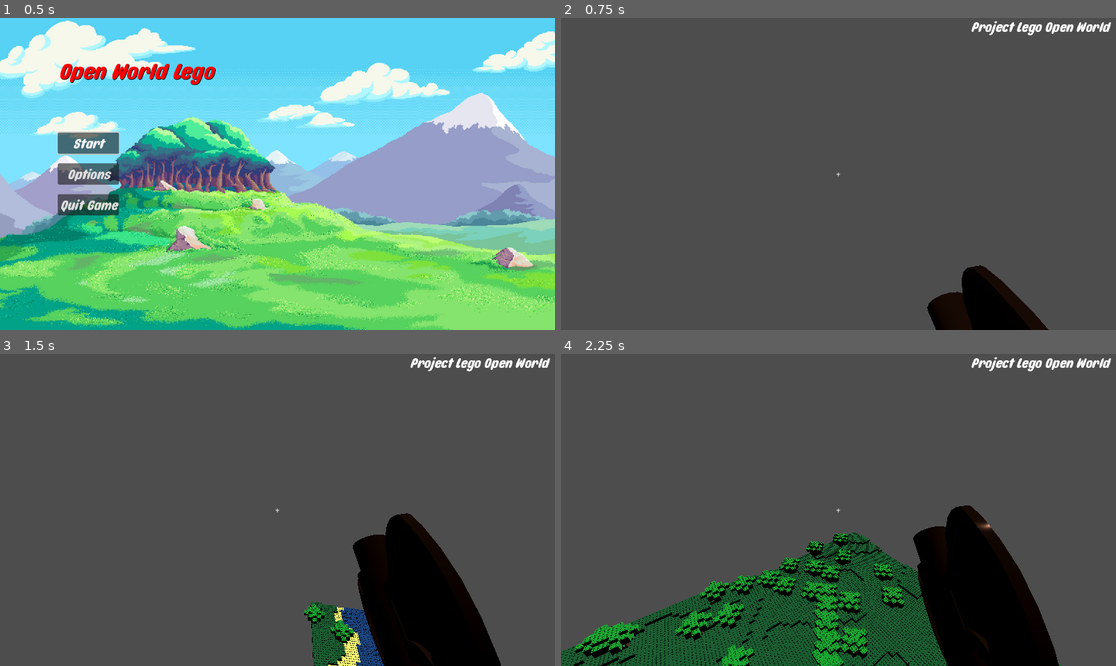
Above: before the commit, frames 1-4 (two rows, left to right).
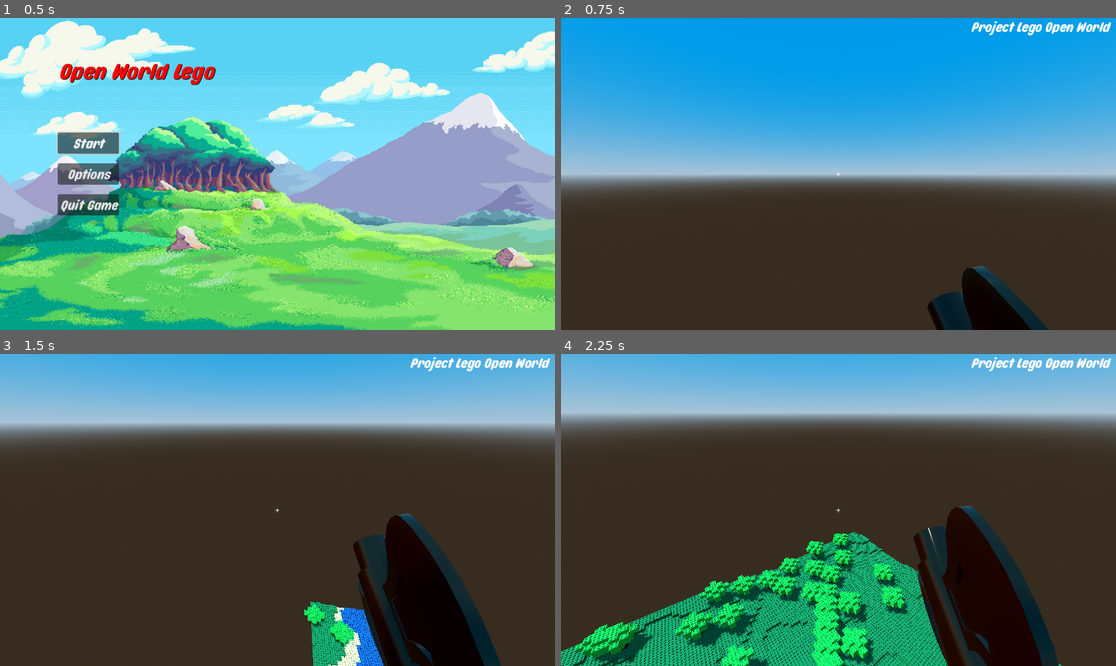
Above: after the commit, the same moments.

Repository: AlbinHorlaville/open-world-lego
Game: Godot game, scene res://menu/main_menu.tscn
The game is run twice, just before and just after one commit, with the same random seed, the same clock (stepped at 60 frames per second) and the same inputs.
Inputs (mouse positions are in pixels of both pictures, inside the frame that each line leads up to):
- Up to frame 1 (0.5 s): no input
- Up to frame 2 (0.75 s): click "Start" at 0.5 s
- Up to frame 3 (1.5 s): tap Enter at 1.25 s; move the mouse to (305, 510) at 1.27 s; hold Z (move_forward) from 1.28 s (still down)
- Up to frame 4 (2.25 s): keep holding Z (move_forward); tap Space (jump) at 1.52 s; move the mouse to (810, 510) at 2.02 s

Frame 1 is identical in both runs. In frame 2, 95% of the frame differs, in the area x 0-100%, y 0-100%; in frame 3, 91%; in frame 4, 95%.

Commit message:
Sky is blue !

Diff:
--- a/OpenWorldLego/levels/main.tscn
+++ b/OpenWorldLego/levels/main.tscn
@@ -8,14 +8,33 @@
 [sub_resource type="FastNoiseLite" id="FastNoiseLite_sievh"]
 frequency = 0.007
 
+[sub_resource type="ProceduralSkyMaterial" id="ProceduralSkyMaterial_0np51"]
+sky_top_color = Color(0, 0.486275, 0.878431, 1)
+sky_horizon_color = Color(0.55, 0.663819, 0.752858, 1)
+ground_horizon_color = Color(0.55, 0.663819, 0.752858, 1)
+
+[sub_resource type="Sky" id="Sky_auwfa"]
+sky_material = SubResource("ProceduralSkyMaterial_0np51")
+
+[sub_resource type="Environment" id="Environment_uehlp"]
+background_mode = 2
+sky = SubResource("Sky_auwfa")
+ambient_light_source = 3
+reflected_light_source = 2
+tonemap_mode = 2
+tonemap_exposure = 0.89
+glow_enabled = true
+glow_intensity = 0.1
+glow_bloom = 0.1
+adjustment_brightness = 1.1
+adjustment_contrast = 1.1
+adjustment_saturation = 1.1
+
 [node name="Main" type="Node"]
 script = ExtResource("1_1c0l0")
 limit_map = Vector3(1000, 100, 1000)
 Chunk = ExtResource("2_8ee1a")
 perlin_noise = SubResource("FastNoiseLite_sievh")
-
-[node name="DirectionalLight3D" type="DirectionalLight3D" parent="."]
-transform = Transform3D(1, -6.50845e-16, 1.74393e-16, 1.74393e-16, 0.5, 0.866025, -6.50845e-16, -0.866025, 0.5, 2.08165e-12, 10, 2.08165e-12)
 
 [node name="Player" parent="." instance=ExtResource("1_hphc1")]
 transform = Transform3D(0.999999, 0, 0, 0, 1, 0, 0, 0, 1, 0, 1.8, 0)
@@ -24,4 +43,11 @@
 
 [node name="GUI" parent="." instance=ExtResource("4_pppl4")]
 
+[node name="WorldEnvironment" type="WorldEnvironment" parent="."]
+environment = SubResource("Environment_uehlp")
+
+[node name="DirectionalLight3D" type="DirectionalLight3D" parent="WorldEnvironment"]
+transform = Transform3D(-0.866024, -0.433016, 0.250001, 0, 0.499998, 0.866027, -0.500003, 0.749999, -0.43301, 0, 0, 0)
+shadow_enabled = true
+
 [editable path="Player"]
--- /dev/null
+++ b/OpenWorldLego/levels/sky.gdshader
@@ -0,0 +1,10 @@
+shader_type sky;
+
+void sky() {
+	// Called for every visible pixel in the sky background, as well as all pixels
+	// in the radiance cubemap.
+	if (AT_CUBEMAP_PASS)
+        // Sets the radiance cubemap to a nice shade of blue instead of doing
+        // expensive sky calculations
+        COLOR = vec3(0.2, 0.6, 1.0);
+}
Not shown: 1 places in OpenWorldLego/levels/main.tscn that only renumber resources
